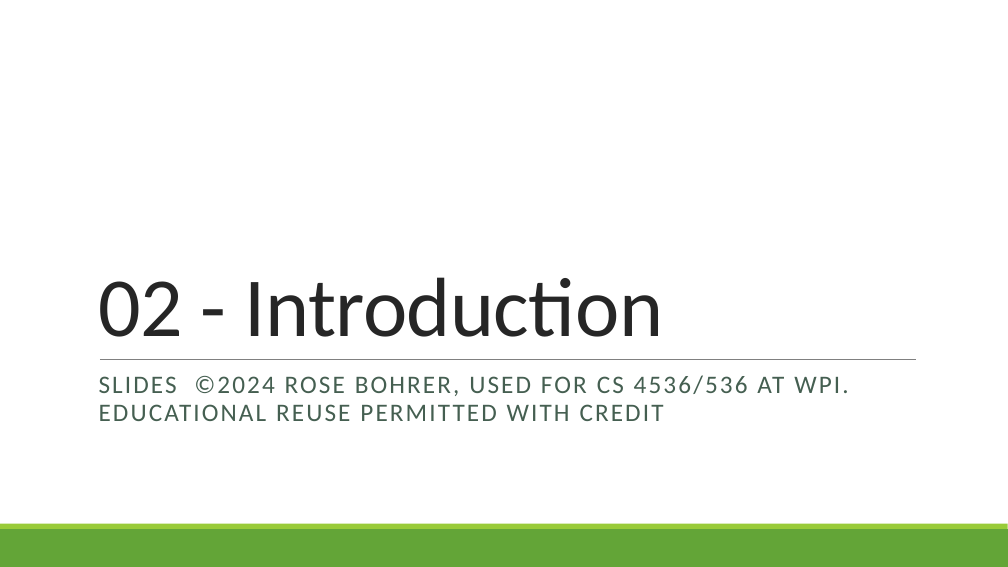
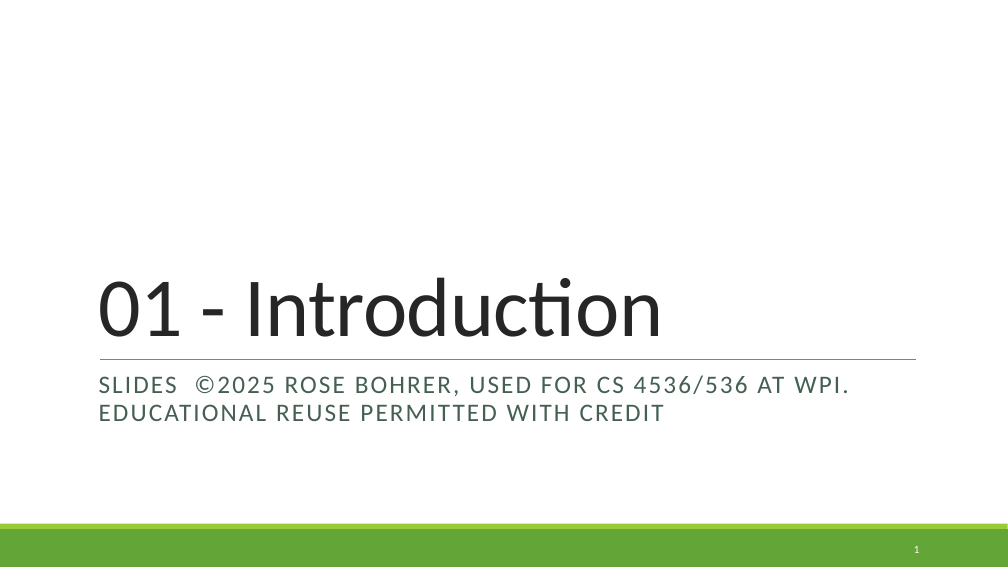
Before and after one commit to rbohrer/pl-course, a slide deck: slide 1 of LectureSlides/01Intro.pptx (slide 3 before the commit). Drawn at 1008x567 pixels with LibreOffice and Linux fonts; fonts in the diff are those of the drawing. Boxes give left, top, right and bottom in pixels: in the first picture for what was removed or moved away, otherwise in the second. Text is boxed around its words. In the diff, an @@ line names an element or a change of style, - is before the commit and + after.

```diff
--- a/LectureSlides/01Intro.pptx
+++ b/LectureSlides/01Intro.pptx
@@ title at [98,277,664,337]: text changed @@
-02 - Introduction
+01 - Introduction
@@ subtitle at [99,375,848,421]: text changed @@
-SLIDES ©2024 ROSE BOHRER, USED FOR CS 4536/536 AT WPI.
-EDUCATIONAL REUSE PERMITTED WITH CREDIT
+SLIDES ©2025 ROSE BOHRER, USED FOR CS 4536/536 AT WPI.
+EDUCATIONAL REUSE PERMITTED WITH CREDIT
@@ page number added at [914,546,920,553], 10.5 pt, text #FFFFFF @@
+1
```
Also in this commit, not shown: 36 other slides changed, 3 slides removed, 15 other files.
